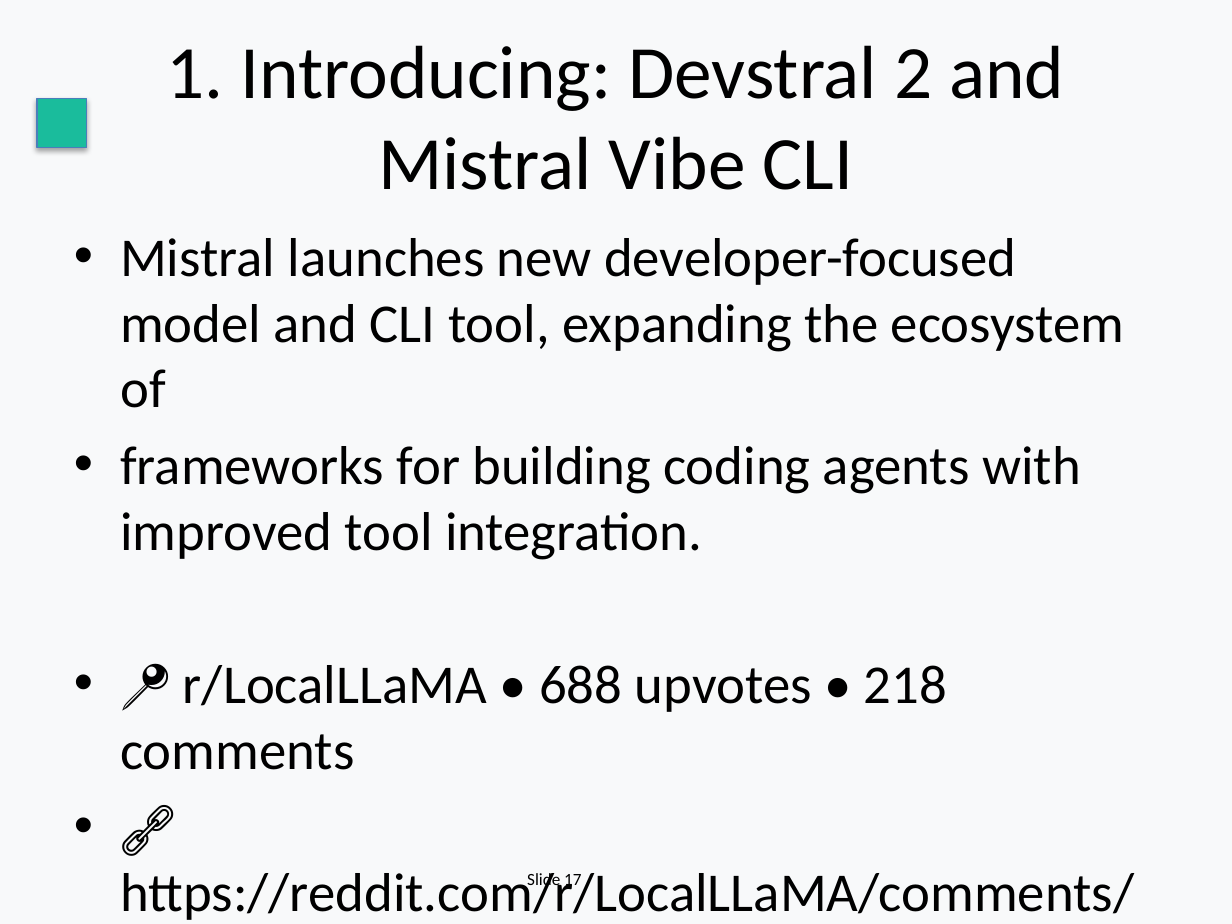
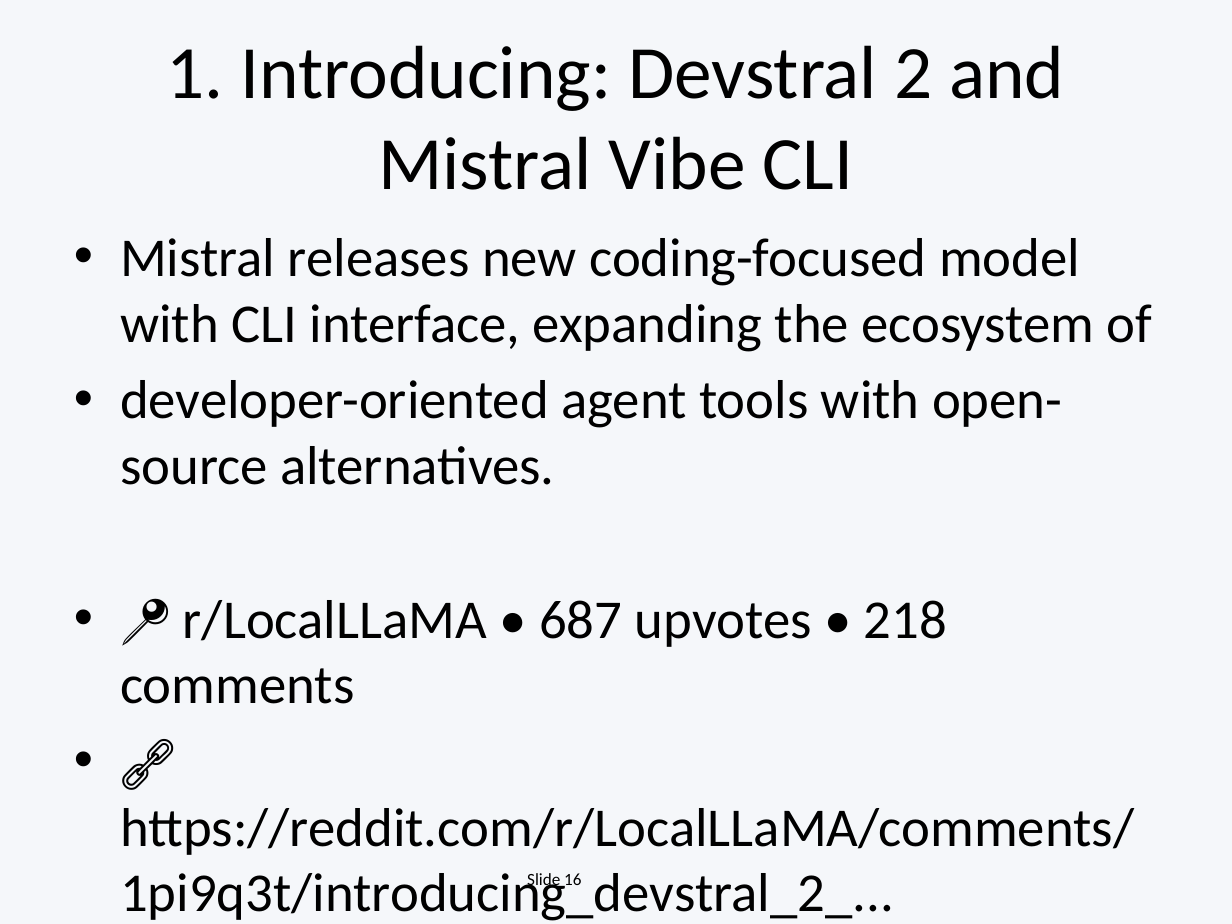
Before and after one commit to EiriniOr/ai-weekly-digest, a slide deck: slide 16 of AI_Weekly_2025-12-15.pptx (slide 17 before the commit). Drawn at 1232x924 pixels with LibreOffice and Linux fonts; fonts in the diff are those of the drawing. Boxes give left, top, right and bottom in pixels: in the first picture for what was removed or moved away, otherwise in the second. Text is boxed around its words. In the diff, an @@ line names an element or a change of style, - is before the commit and + after.

```diff
--- a/AI_Weekly_2025-12-15.pptx
+++ b/AI_Weekly_2025-12-15.pptx
@@ background #F8F9FA to #F5F7FA @@
@@ rectangle removed at (37,99,86,148) @@
@@ text at (120,238,1153,921): text changed @@
-• Mistral launches new developer-focused model and CLI tool, expanding the ecosystem of
-• frameworks for building coding agents with improved tool integration.
-• 📍 r/LocalLLaMA • 688 upvotes • 218 comments
-• 🔗 https://reddit.com/r/LocalLLaMA/comments/1pi9q3t/introducing_devstr...
+• Mistral releases new coding-focused model with CLI interface, expanding the ecosystem of
+• developer-oriented agent tools with open-source alternatives.
+• 📍 r/LocalLLaMA • 687 upvotes • 218 comments
+• 🔗 https://reddit.com/r/LocalLLaMA/comments/1pi9q3t/introducing_devstral_2_...
@@ text at (527,873,581,890): text changed @@
-Slide 17
+Slide 16
```
Also in this commit, not shown: 17 other slides changed, 7 slides added, 9 slides removed, 1 other file.
